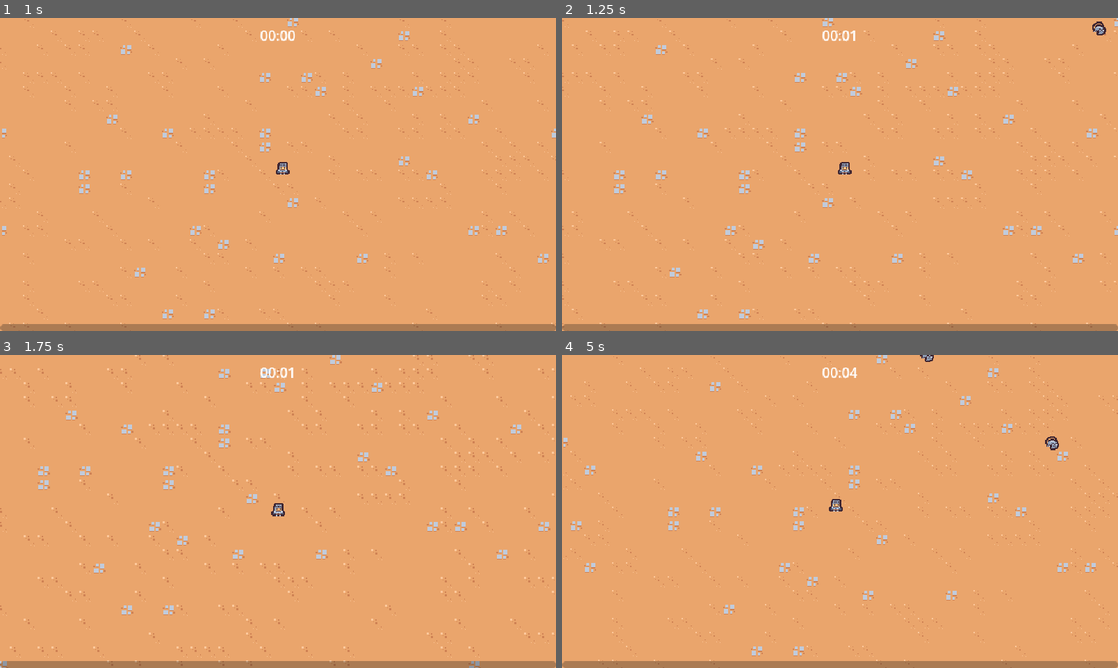
Above: before the commit, frames 1-4 (two rows, left to right).
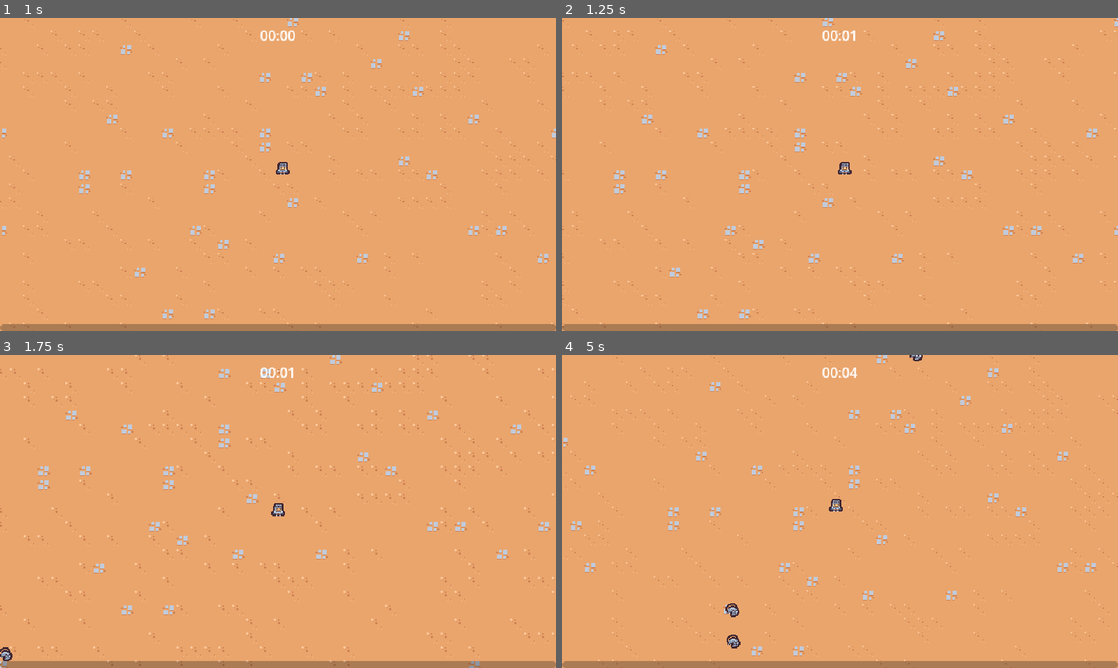
Above: after the commit, the same moments.

Repository: cstaaben/Gladiators
Game: Godot game, scene res://scenes/main/root.tscn
Same seed, same stepped clock (60 frames per second), same inputs: the game is played once before the commit and once after it.
Inputs (mouse positions are in pixels of both pictures, inside the frame that each line leads up to):
- Up to frame 1 (1 s): move the mouse to (400, 158) at 0.52 s; press the mouse at (400, 158) at 0.53 s; hold Right (move_right) from 0.53 s (still down)
- Up to frame 2 (1.25 s): keep holding Right (move_right)
- Up to frame 3 (1.75 s): move the mouse to (166, 527) at 1.27 s; release Right (move_right) at 1.28 s; release the mouse at (166, 527) at 1.28 s; hold S (move_down) from 1.28 s (still down); click (166, 527) at 1.35 s
- Up to frame 4 (5 s): move the mouse to (895, 442) at 2.02 s; release S (move_down) at 2.03 s; press the mouse at (895, 442) at 2.03 s; hold Right (move_right) 2.03-2.78 s; move the mouse to (812, 574) at 2.77 s; release the mouse at (812, 574) at 2.78 s; hold Up (move_up) 2.78-3.53 s; click (812, 574) at 2.85 s; move the mouse to (1006, 558) at 3.52 s; press the mouse at (1006, 558) at 3.53 s; hold Left (move_left) from 3.53 s (still down); move the mouse to (673, 464) at 4.27 s; release the mouse at (673, 464) at 4.28 s; click (673, 464) at 4.35 s

Frame 1 is identical in both runs. In frame 2, less than 0.1% of the frame differs, in the area x 95-98%, y 1-6%; in frame 3, less than 0.1%; in frame 4, 0.3%, in the area x 29-90%, y 0-94%.

Commit message:
Finish basic upgrades UI

Diff:
--- a/project.godot
+++ b/project.godot
@@ -28,6 +28,15 @@
 window/stretch/mode="viewport"
 window/vsync/vsync_mode=0
 
+[editor]
+
+version_control/plugin_name="GitPlugin"
+version_control/autoload_on_startup=true
+
+[editor_plugins]
+
+enabled=PackedStringArray()
+
 [input]
 
 move_left={
@@ -54,6 +63,11 @@
 , Object(InputEventKey,"resource_local_to_scene":false,"resource_name":"","device":-1,"window_id":0,"alt_pressed":false,"shift_pressed":false,"ctrl_pressed":false,"meta_pressed":false,"pressed":false,"keycode":0,"physical_keycode":4194322,"key_label":0,"unicode":0,"echo":false,"script":null)
 ]
 }
+left_click={
+"deadzone": 0.5,
+"events": [Object(InputEventMouseButton,"resource_local_to_scene":false,"resource_name":"","device":-1,"window_id":0,"alt_pressed":false,"shift_pressed":false,"ctrl_pressed":false,"meta_pressed":false,"button_mask":0,"position":Vector2(0, 0),"global_position":Vector2(0, 0),"factor":1.0,"button_index":1,"pressed":false,"double_click":false,"script":null)
+]
+}
 
 [layer_names]
 
--- a/scenes/ability/sword/sword_ability_controller.gd
+++ b/scenes/ability/sword/sword_ability_controller.gd
@@ -7,10 +7,10 @@
 
 
 func _ready():
-	$Timer.timeout.connect(on_timer_timeout)
+	$Timer.timeout.connect(_on_timer_timeout)
 
 
-func on_timer_timeout():
+func _on_timer_timeout():
 	var player = get_tree().get_first_node_in_group("player") as Node2D
 	if player == null:
 		return
--- a/scenes/component/hurt_box_component.gd
+++ b/scenes/component/hurt_box_component.gd
@@ -6,12 +6,12 @@
 
 
 func _ready():
-    area_entered.connect(on_area_entered)
+	area_entered.connect(_on_area_entered)
 
 
-func on_area_entered(area: Area2D):
-    if not area is HitboxComponent or health == null:
-        return
+func _on_area_entered(area: Area2D):
+	if not area is HitboxComponent or health == null:
+		return
 
-    var hitbox = area as HitboxComponent
-    health.damage(hitbox.damage)
+	var hitbox = area as HitboxComponent
+	health.damage(hitbox.damage)
--- a/scenes/component/vial_drop_component.gd
+++ b/scenes/component/vial_drop_component.gd
@@ -6,13 +6,13 @@
 @export var vial_scene: PackedScene
 
 func _ready():
-    (health_component as HealthComponent).died.connect(on_died)
+	(health_component as HealthComponent).died.connect(_on_died)
 
-func on_died():
-    if vial_scene == null or not owner is Node2D or randf() > drop_percent:
-        return
+func _on_died():
+	if vial_scene == null or not owner is Node2D or randf() > drop_percent:
+		return
 
-    var spawn_position = (owner as Node2D).global_position
-    var vial_instance = vial_scene.instantiate() as Node2D
-    owner.get_parent().add_child(vial_instance)
-    vial_instance.global_position = spawn_position
+	var spawn_position = (owner as Node2D).global_position
+	var vial_instance = vial_scene.instantiate() as Node2D
+	owner.get_parent().add_child(vial_instance)
+	vial_instance.global_position = spawn_position
--- a/scenes/game_object/experience_vial/experience_vial.gd
+++ b/scenes/game_object/experience_vial/experience_vial.gd
@@ -2,9 +2,9 @@
 
 
 func _ready():
-	$Area2D.area_entered.connect(on_area_entered)
+	$Area2D.area_entered.connect(_on_area_entered)
 
 
-func on_area_entered(_area: Area2D):
+func _on_area_entered(_area: Area2D):
 	GameEvents.emit_xp_vial_collected(1)
 	queue_free()
--- a/scenes/manager/enemy_manager.gd
+++ b/scenes/manager/enemy_manager.gd
@@ -4,10 +4,10 @@
 @export var enemy_scene: PackedScene
 
 func _ready():
-	$Timer.timeout.connect(on_timer_timeout)
+	$Timer.timeout.connect(_on_timer_timeout)
 
 
-func on_timer_timeout():
+func _on_timer_timeout():
 	var player = get_tree().get_first_node_in_group("player") as Node2D
 	if player == null:
 		return
--- a/scenes/manager/experience_manager.gd
+++ b/scenes/manager/experience_manager.gd
@@ -8,13 +8,13 @@
 
 var current_xp = 0
 var current_level = 1
-var target_experience = 5
+var target_experience = 1
 
 func _ready():
-	GameEvents.xp_vial_collected.connect(on_xp_vial_collected)
+	GameEvents.xp_vial_collected.connect(_on_xp_vial_collected)
 
 
-func on_xp_vial_collected(number: float):
+func _on_xp_vial_collected(number: float):
 	inc_experience(number)
 
 
--- a/scenes/manager/upgrade_manager.gd
+++ b/scenes/manager/upgrade_manager.gd
@@ -2,26 +2,38 @@
 
 @export var upgrade_pool: Array[AbilityUpgrade]
 @export var xp_manager: ExperienceManager
+@export var upgrade_screen_scene: PackedScene
 
 # key = upgrade id
 var current_upgrades = {}
 
 
 func _ready():
-	xp_manager.level_up.connect(on_level_up)
+	xp_manager.level_up.connect(_on_level_up)
 
 
-func on_level_up(current_level: int):
+func _on_level_up(_current_level: int):
 	var chosen_upgrade = upgrade_pool.pick_random() as AbilityUpgrade
 	if chosen_upgrade == null:
 		return
 
-	if !current_upgrades.has(chosen_upgrade.id):
-		current_upgrades[chosen_upgrade.id] = {
-			"resource": chosen_upgrade,
+	var upgrade_screen_instance = upgrade_screen_scene.instantiate() as UpgradeScreen
+	add_child(upgrade_screen_instance)
+	upgrade_screen_instance.set_ability_upgrades([chosen_upgrade] as Array[AbilityUpgrade])
+	upgrade_screen_instance.upgrade_selected.connect(_on_upgrade_selected)
+
+
+func apply_upgrade(upgrade: AbilityUpgrade):
+	if !current_upgrades.has(upgrade.id):
+		current_upgrades[upgrade.id] = {
+			"resource": upgrade,
 			"quantity": 1
 		}
 	else:
-		current_upgrades[chosen_upgrade.id]["quantity"] += 1
+		current_upgrades[upgrade.id]["quantity"] += 1
 
 	print(current_upgrades)
+
+
+func _on_upgrade_selected(upgrade: AbilityUpgrade):
+	apply_upgrade(upgrade)
--- a/scenes/manager/upgrade_manager.tscn
+++ b/scenes/manager/upgrade_manager.tscn
@@ -1,8 +1,10 @@
-[gd_scene load_steps=3 format=3 uid="uid://dvsr6cu7kn1m2"]
+[gd_scene load_steps=4 format=3 uid="uid://dvsr6cu7kn1m2"]
 
 [ext_resource type="Script" path="res://scenes/manager/upgrade_manager.gd" id="1_s71vx"]
 [ext_resource type="Resource" uid="uid://de7kt07lj3sxd" path="res://resources/upgrades/sword_rate.tres" id="2_ym8p8"]
+[ext_resource type="PackedScene" uid="uid://dvp6novwmdil7" path="res://scenes/ui/upgrade_screen.tscn" id="3_xvg2w"]
 
 [node name="UpgradeManager" type="Node"]
 script = ExtResource("1_s71vx")
 upgrade_pool = Array[Resource("res://resources/upgrades/ability_upgrade.gd")]([ExtResource("2_ym8p8")])
+upgrade_screen_scene = ExtResource("3_xvg2w")
--- /dev/null
+++ b/scenes/ui/ability_upgrade_card.gd
@@ -0,0 +1,23 @@
+extends PanelContainer
+class_name AbilityUpgradeCard
+
+signal selected
+
+@onready var name_label: Label = %NameLabel
+@onready var description_label: Label = %DescriptionLabel
+
+
+func _ready():
+	gui_input.connect(_on_gui_input)
+
+
+func set_ability_upgrade(upgrade: AbilityUpgrade):
+	name_label.text = upgrade.name
+	description_label.text = upgrade.description
+
+
+func _on_gui_input(event: InputEvent):
+	if !event.is_action_pressed("left_click"):
+		return
+
+	selected.emit()
--- /dev/null
+++ b/scenes/ui/ability_upgrade_card.tscn
@@ -0,0 +1,21 @@
+[gd_scene load_steps=2 format=3 uid="uid://bjj3bkukb6535"]
+
+[ext_resource type="Script" path="res://scenes/ui/ability_upgrade_card.gd" id="1_gogdj"]
+
+[node name="AbilityUpgradeCard" type="PanelContainer"]
+custom_minimum_size = Vector2(120, 150)
+script = ExtResource("1_gogdj")
+
+[node name="VBoxContainer" type="VBoxContainer" parent="."]
+layout_mode = 2
+
+[node name="NameLabel" type="Label" parent="VBoxContainer"]
+unique_name_in_owner = true
+layout_mode = 2
+text = "Test Name"
+
+[node name="DescriptionLabel" type="Label" parent="VBoxContainer"]
+unique_name_in_owner = true
+layout_mode = 2
+text = "Some test description here"
+autowrap_mode = 3
--- /dev/null
+++ b/scenes/ui/upgrade_screen.gd
@@ -0,0 +1,30 @@
+extends CanvasLayer
+class_name UpgradeScreen
+
+signal upgrade_selected(upgrade: AbilityUpgrade)
+
+@export var upgrade_card_scene: PackedScene
+
+@onready var card_container: HBoxContainer = %CardContainer
+
+
+func _ready():
+	toggle_pause()
+
+
+func set_ability_upgrades(upgrades: Array[AbilityUpgrade]):
+	for upgrade in upgrades:
+		var card_instance = upgrade_card_scene.instantiate() as AbilityUpgradeCard
+		card_container.add_child(card_instance)
+		card_instance.set_ability_upgrade(upgrade)
+		card_instance.selected.connect(_on_upgrade_selected.bind(upgrade))
+
+
+func _on_upgrade_selected(upgrade: AbilityUpgrade):
+	upgrade_selected.emit(upgrade)
+	toggle_pause()
+	queue_free()
+
+
+func toggle_pause():
+	get_tree().paused = !get_tree().paused
--- /dev/null
+++ b/scenes/ui/upgrade_screen.tscn
@@ -0,0 +1,22 @@
+[gd_scene load_steps=3 format=3 uid="uid://dvp6novwmdil7"]
+
+[ext_resource type="Script" path="res://scenes/ui/upgrade_screen.gd" id="1_q5ndb"]
+[ext_resource type="PackedScene" uid="uid://bjj3bkukb6535" path="res://scenes/ui/ability_upgrade_card.tscn" id="1_u84dc"]
+
+[node name="UpgradeScreen" type="CanvasLayer"]
+process_mode = 3
+script = ExtResource("1_q5ndb")
+upgrade_card_scene = ExtResource("1_u84dc")
+
+[node name="MarginContainer" type="MarginContainer" parent="."]
+anchors_preset = 15
+anchor_right = 1.0
+anchor_bottom = 1.0
+grow_horizontal = 2
+grow_vertical = 2
+
+[node name="CardContainer" type="HBoxContainer" parent="MarginContainer"]
+unique_name_in_owner = true
+layout_mode = 2
+size_flags_horizontal = 4
+size_flags_vertical = 4
--- a/scenes/ui/xp_bar.gd
+++ b/scenes/ui/xp_bar.gd
@@ -6,10 +6,10 @@
 
 func _ready():
 	progress_bar.value = 0
-	experience_manager.xp_updated.connect(on_xp_updated)
+	experience_manager.xp_updated.connect(_on_xp_updated)
 
 
-func on_xp_updated(current_xp: float, target_xp: float):
+func _on_xp_updated(current_xp: float, target_xp: float):
 	if target_xp == 0:
 		return
 
